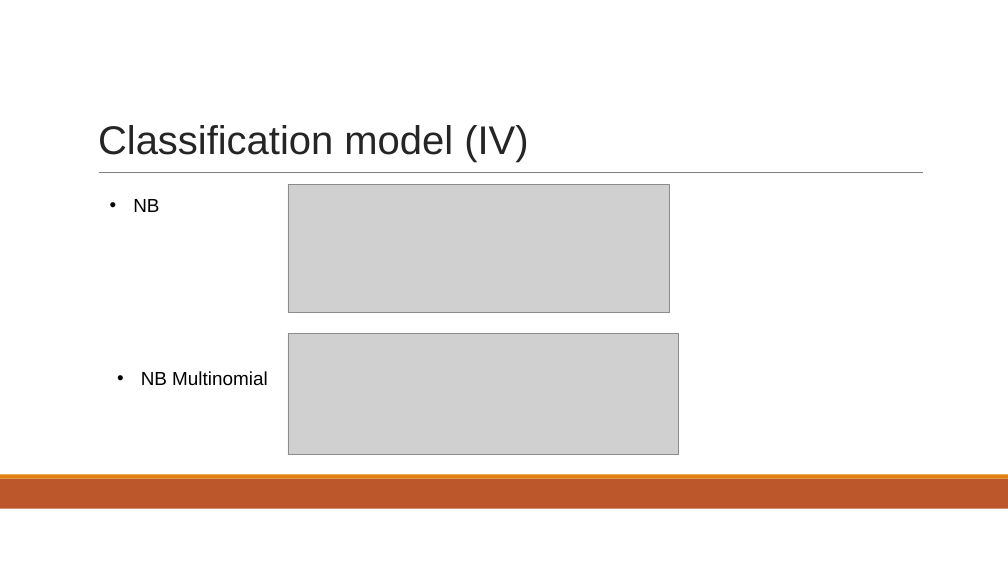
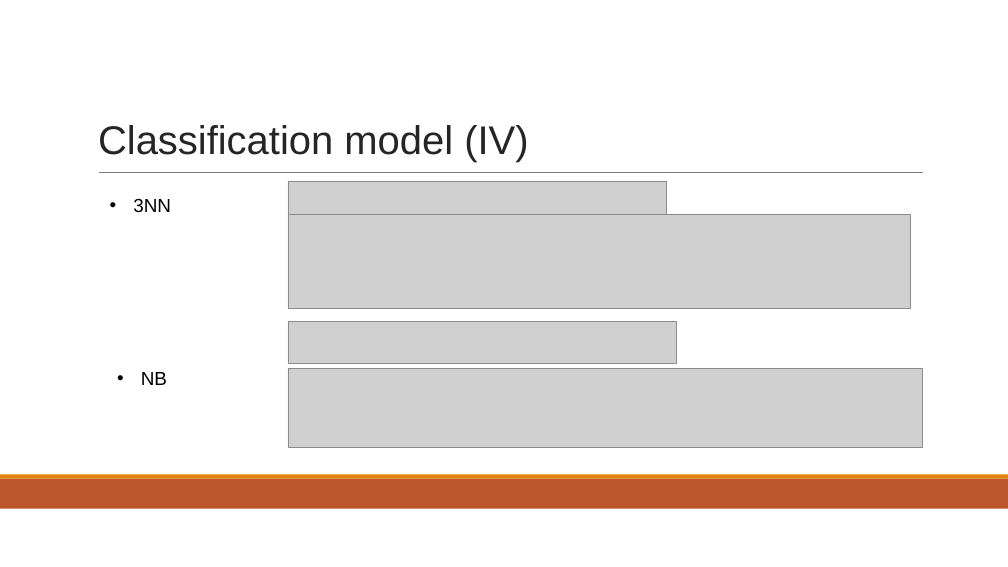
Before and after one commit to Geghi/DMML-Project, a slide deck: slide 10 of documentation/presentazione/presentazione.pptx. Drawn at 1008x567 pixels with LibreOffice and Linux fonts; fonts in the diff are those of the drawing; grey boxes stand for pictures. Boxes give left, top, right and bottom in pixels: in the first picture for what was removed or moved away, otherwise in the second. Text is boxed around its words. In the diff, an @@ line names an element or a change of style, - is before the commit and + after.

```diff
--- a/documentation/presentazione/presentazione.pptx
+++ b/documentation/presentazione/presentazione.pptx
@@ text at (133, 198, 171, 212): text changed @@
-• NB
+• 3NN
@@ picture added at (288, 181, 667, 214) @@
@@ picture: place and size @@
-picture at (288, 185, 670, 312)
+picture at (288, 214, 910, 309)
@@ picture added at (288, 321, 677, 363) @@
@@ picture removed at (288, 334, 679, 454) @@
@@ text at (141, 372, 167, 385): text changed @@
-• NB Multinomial
+• NB
@@ picture added at (288, 368, 923, 447) @@
```
Also in this commit, not shown: 4 other slides changed, 37 other files.
